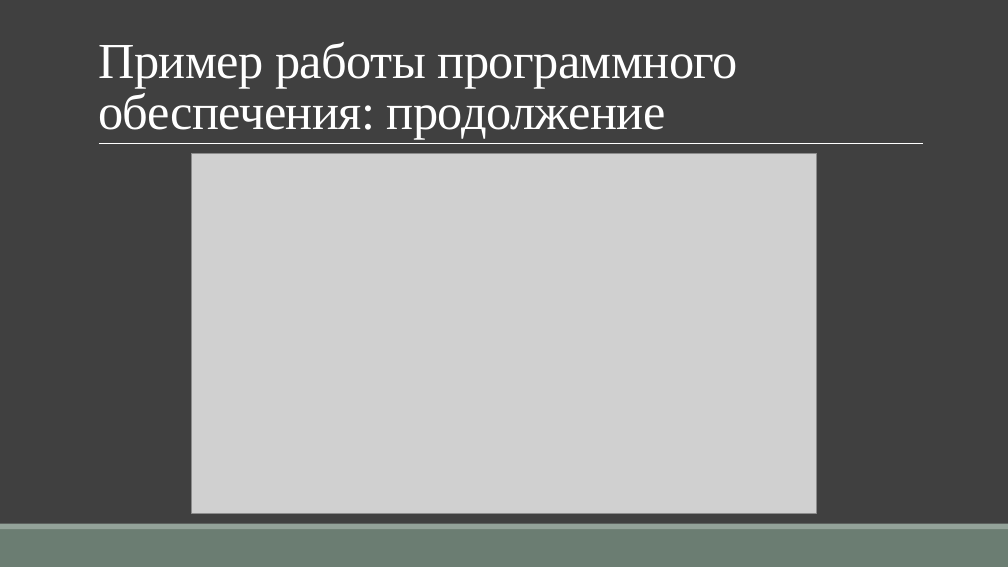
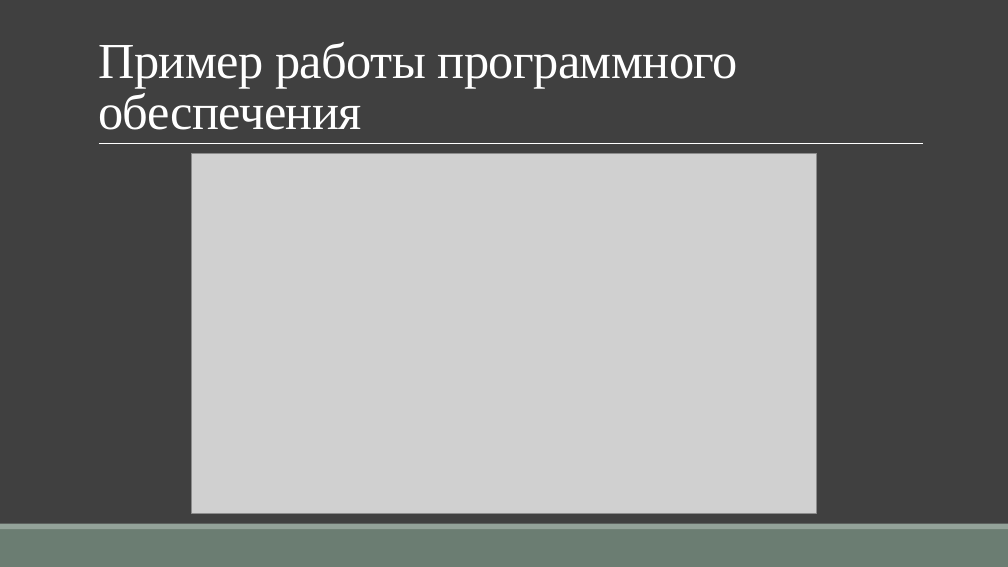
Before and after one commit to TheSawIsTheLaw/ComputerGraphicsCoursework, a slide deck: slide 16 of Presentation/CurseWorkYakuba.pptx (slide 15 before the commit). Drawn at 1008x567 pixels with LibreOffice and Linux fonts; fonts in the diff are those of the drawing; grey boxes stand for pictures. Boxes give left, top, right and bottom in pixels: in the first picture for what was removed or moved away, otherwise in the second. Text is boxed around its words. In the diff, an @@ line names an element or a change of style, - is before the commit and + after.

```diff
--- a/Presentation/CurseWorkYakuba.pptx
+++ b/Presentation/CurseWorkYakuba.pptx
@@ title at box(98, 42, 738, 130): text changed @@
-Пример работы программного обеспечения: продолжение
+Пример работы программного обеспечения
```
Also in this commit, not shown: 10 other slides changed, 2 slides added.
